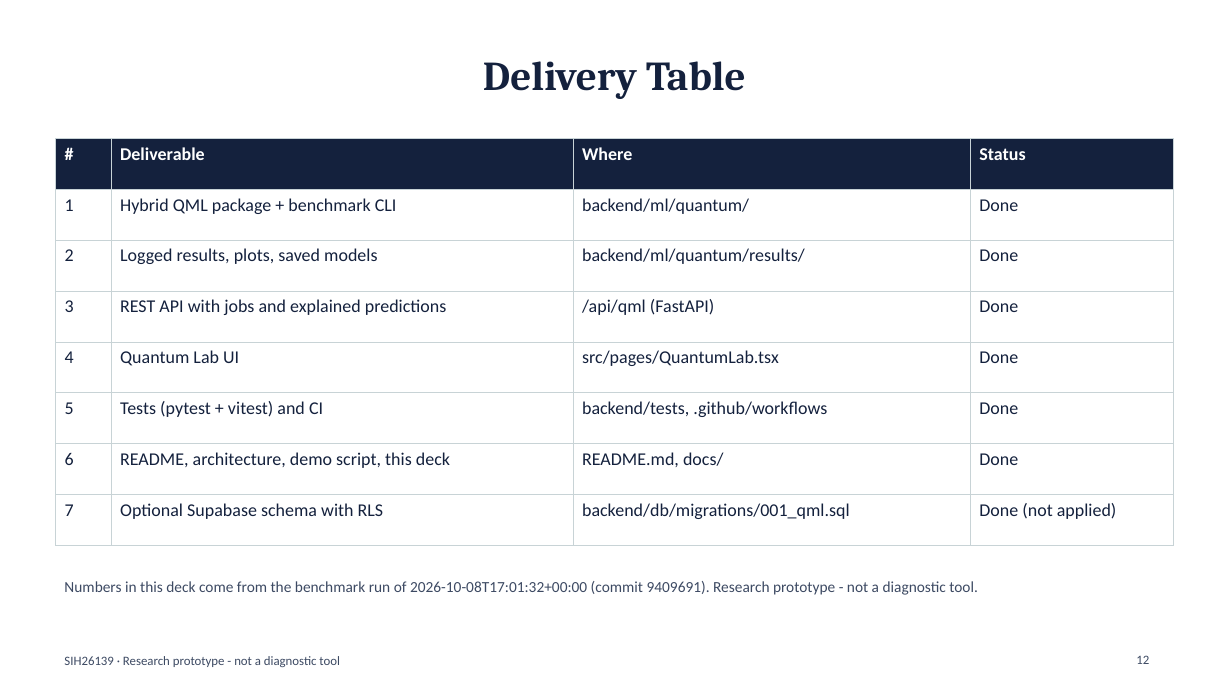
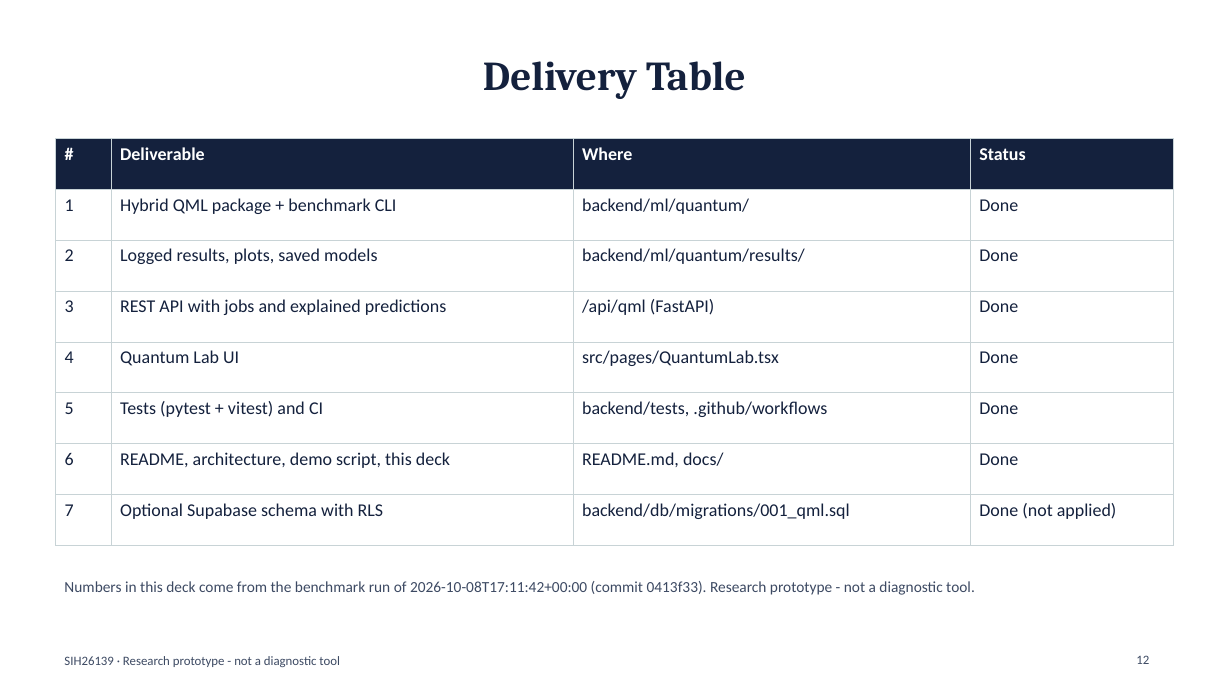
Before and after one commit to jbhavya633/medical-analysis, a slide deck: slide 12 of docs/SIH26139_idea_deck.pptx. Drawn at 1232x693 pixels with LibreOffice and Linux fonts; fonts in the diff are those of the drawing. Boxes give left, top, right and bottom in pixels: in the first picture for what was removed or moved away, otherwise in the second. Text is boxed around its words. In the diff, an @@ line names an element or a change of style, - is before the commit and + after.

```diff
--- a/docs/SIH26139_idea_deck.pptx
+++ b/docs/SIH26139_idea_deck.pptx
@@ text at <box>64,581,975,595</box>: text changed @@
-Numbers in this deck come from the benchmark run of 2026-10-08T17:01:32+00:00 (commit 9409691). Research prototype - not a diagnostic tool.
+Numbers in this deck come from the benchmark run of 2026-10-08T17:11:42+00:00 (commit 0413f33). Research prototype - not a diagnostic tool.
```
Also in this commit, not shown: 1 other slide changed, 21 other files.
